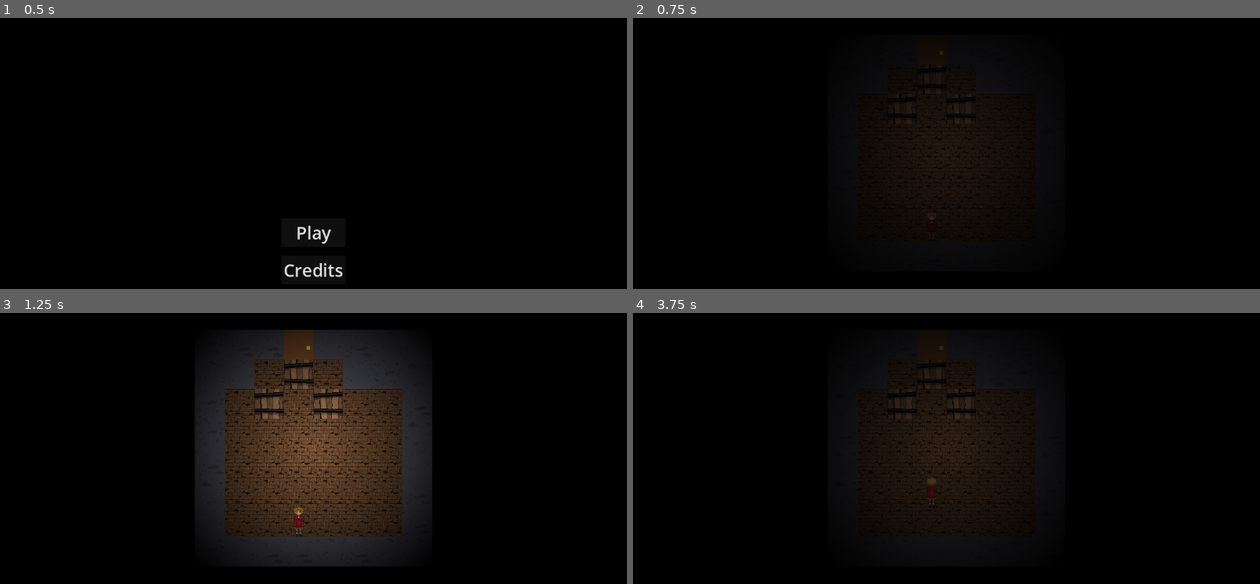
Above: before the commit, frames 1-4 (two rows, left to right).
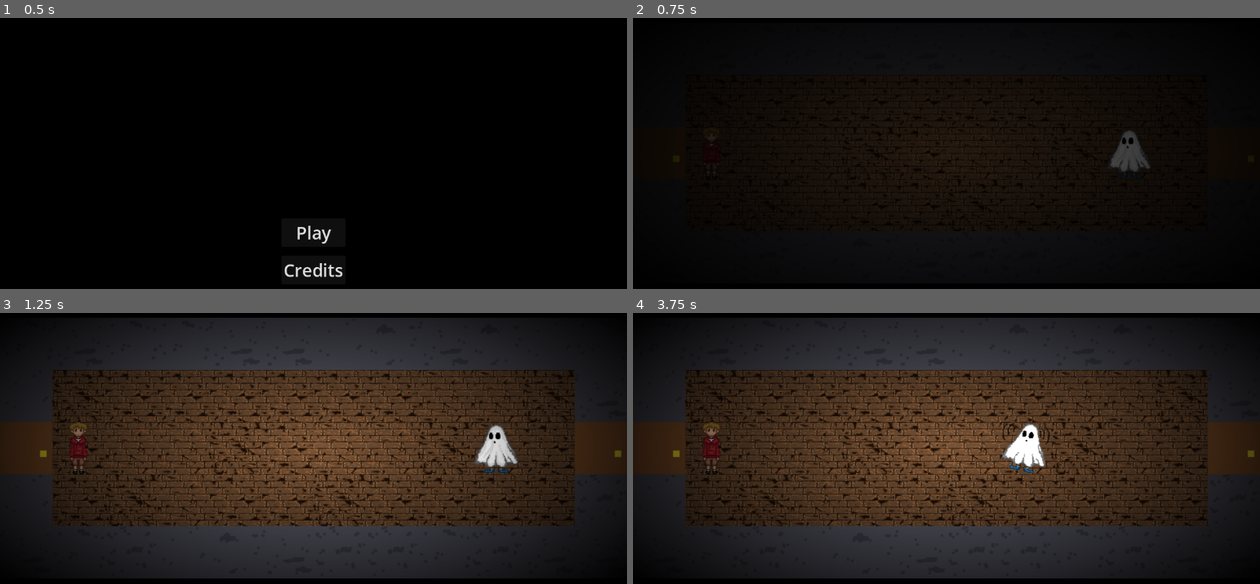
Above: after the commit, the same moments.

Repository: SealyBoi/GGJ_Spring_2024
Game: Godot game, scene res://screens/main_menu.tscn
The game is run twice, just before and just after one commit, with the same random seed, the same clock (stepped at 60 frames per second) and the same inputs. The project has no main scene, so this scene is started directly.
Inputs:
- Up to frame 1 (0.5 s): no input
- Up to frame 2 (0.75 s): click "Play" at 0.5 s
- Up to frame 3 (1.25 s): no input
- Up to frame 4 (3.75 s): hold D (right) 1.28-2.03 s; tap Enter at 2 s; hold S (down) 2.03-2.78 s; tap R (reset) at 2.75, 3.5 s; hold D (right) 2.78-3.53 s; hold W (up) from 3.53 s (still down)

Frame 1 is identical in both runs. In frame 2, 2.2% of the frame differs, in the area x 6-99%, y 21-78%; in frame 3, 72%; in frame 4, 83%, in the area x 0-100%, y 1-98%.

Commit message:
Added character animation
Walk_left and walk_right

Diff:
--- a/player/Player.gd
+++ b/player/Player.gd
@@ -10,6 +10,7 @@
 
 var animation_speed = 10
 var moving = false
+var move_left_leg = true
 @export var pause_input = false
 
 func _unhandled_input(event):
@@ -29,28 +30,37 @@
 	ray.force_raycast_update()
 	if !ray.is_colliding():
 		transition(dir)
-		animate(dir, "face")
+		animate(dir, "walk")
 	elif ray.get_collider().is_in_group("pushable"):
 		if ray.get_collider().can_move(dir):
 			transition(dir)
-			animate(dir, "face")
+			animate(dir, "walk")
 
 func animate(dir, action):
+	var leg = ""
+	if moving:
+		move_left_leg = not move_left_leg
+		if move_left_leg:
+			leg = "_l"
+		else:
+			leg = "_r"
+
 	if dir == "up":
-		$AnimatedSprite2D.play(action + "_back")
+		$AnimatedSprite2D.play(action + "_back" + leg)
 	elif dir == "down":
-		$AnimatedSprite2D.play(action + "_front")
+		$AnimatedSprite2D.play(action + "_front" + leg)
 	elif dir == "left":
-		$AnimatedSprite2D.play(action + "_left")
+		$AnimatedSprite2D.play(action + "_left" + leg)
 	elif dir == "right":
-		$AnimatedSprite2D.play(action + "_right")
+		$AnimatedSprite2D.play(action + "_right" + leg)
 
 func transition(dir):
 	var tween = create_tween()
-	tween.tween_property(self, "position", position + inputs[dir] * tile_size, 1.0/animation_speed).set_trans(Tween.TRANS_SINE)
+	tween.tween_property(self, "position", position + inputs[dir] * tile_size, 2.0/animation_speed).set_trans(Tween.TRANS_SINE)
 	moving = true
 	await tween.finished
 	moving = false
+	animate(dir, "face")
 
 func _pause_input():
 	pause_input = true
--- a/player/player.tscn
+++ b/player/player.tscn
@@ -1,16 +1,20 @@
-[gd_scene load_steps=8 format=3 uid="uid://cvoqpphfwhe1j"]
+[gd_scene load_steps=12 format=3 uid="uid://cvoqpphfwhe1j"]
 
 [ext_resource type="Script" path="res://player/Player.gd" id="1_pl8l6"]
-[ext_resource type="Texture2D" uid="uid://cxqy04q68vsgl" path="res://art/player/character1_Back.png" id="2_vvtku"]
-[ext_resource type="Texture2D" uid="uid://c073sw5cndm7y" path="res://art/player/character1_Front.png" id="3_gunj4"]
-[ext_resource type="Texture2D" uid="uid://echnpa2k1cd" path="res://art/player/character1_faceLeft.png" id="4_hgqxk"]
-[ext_resource type="Texture2D" uid="uid://ce3dc01omo3lp" path="res://art/player/character1_faceRight.png" id="5_5pisi"]
+[ext_resource type="Texture2D" uid="uid://cxqy04q68vsgl" path="res://art/player/face/character1_Back.png" id="2_gjkvu"]
+[ext_resource type="Texture2D" uid="uid://c073sw5cndm7y" path="res://art/player/face/character1_Front.png" id="3_sxs42"]
+[ext_resource type="Texture2D" uid="uid://echnpa2k1cd" path="res://art/player/face/character1_faceLeft.png" id="4_o4qiv"]
+[ext_resource type="Texture2D" uid="uid://ce3dc01omo3lp" path="res://art/player/face/character1_faceRight.png" id="5_38tj7"]
+[ext_resource type="Texture2D" uid="uid://bng8xqtemxk2s" path="res://art/player/character1_faceLeft_walk2.png" id="6_5i3ck"]
+[ext_resource type="Texture2D" uid="uid://vwulnau6edlj" path="res://art/player/character1_faceLeft_walk1.png" id="7_gt2gg"]
+[ext_resource type="Texture2D" uid="uid://bnixejws808g5" path="res://art/player/character1_faceRight_walk1.png" id="8_l025f"]
+[ext_resource type="Texture2D" uid="uid://b3irmkyes37qm" path="res://art/player/character1_faceRight_walk2.png" id="9_0y44k"]
 
 [sub_resource type="SpriteFrames" id="SpriteFrames_p4l2w"]
 animations = [{
 "frames": [{
 "duration": 1.0,
-"texture": ExtResource("2_vvtku")
+"texture": ExtResource("2_gjkvu")
 }],
 "loop": true,
 "name": &"face_back",
@@ -18,7 +22,7 @@
 }, {
 "frames": [{
 "duration": 1.0,
-"texture": ExtResource("3_gunj4")
+"texture": ExtResource("3_sxs42")
 }],
 "loop": true,
 "name": &"face_front",
@@ -26,7 +30,7 @@
 }, {
 "frames": [{
 "duration": 1.0,
-"texture": ExtResource("4_hgqxk")
+"texture": ExtResource("4_o4qiv")
 }],
 "loop": true,
 "name": &"face_left",
@@ -34,10 +38,62 @@
 }, {
 "frames": [{
 "duration": 1.0,
-"texture": ExtResource("5_5pisi")
+"texture": ExtResource("5_38tj7")
 }],
 "loop": true,
 "name": &"face_right",
+"speed": 5.0
+}, {
+"frames": [],
+"loop": true,
+"name": &"walk_back_l",
+"speed": 5.0
+}, {
+"frames": [],
+"loop": true,
+"name": &"walk_back_r",
+"speed": 5.0
+}, {
+"frames": [],
+"loop": true,
+"name": &"walk_front_l",
+"speed": 5.0
+}, {
+"frames": [],
+"loop": true,
+"name": &"walk_front_r",
+"speed": 5.0
+}, {
+"frames": [{
+"duration": 1.0,
+"texture": ExtResource("6_5i3ck")
+}],
+"loop": true,
+"name": &"walk_left_l",
+"speed": 5.0
+}, {
+"frames": [{
+"duration": 1.0,
+"texture": ExtResource("7_gt2gg")
+}],
+"loop": true,
+"name": &"walk_left_r",
+"speed": 5.0
+}, {
+"frames": [{
+"duration": 1.0,
+"texture": ExtResource("8_l025f")
+}],
+"loop": true,
+"name": &"walk_right_l",
+"speed": 5.0
+}, {
+"frames": [{
+"duration": 1.0,
+"texture": ExtResource("9_0y44k")
+}],
+"loop": true,
+"name": &"walk_right_r",
 "speed": 5.0
 }]
 
--- a/screens/main_menu.gd
+++ b/screens/main_menu.gd
@@ -1,6 +1,6 @@
 extends Control
 
-@onready var first_level: PackedScene = preload("res://levels/test_levels/test_level_0.tscn")
+@onready var first_level: PackedScene = preload("res://levels/cutscenes/cutscene_0.tscn")
 @onready var audio: AudioStreamPlayer = $AudioStreamPlayer
 
 func _ready():
Binary file added: art/player/character1_faceLeft_walk1.png
Not shown, added: art/player/character1_faceLeft_walk1.png.import
Binary file added: art/player/character1_faceLeft_walk2.png
Not shown, changed: art/player/character1_faceLeft_walk2.png.import
Binary file added: art/player/character1_faceRight_walk1.png
Not shown, changed: art/player/character1_faceRight_walk1.png.import
Binary file added: art/player/character1_faceRight_walk2.png
Not shown, changed: art/player/character1_faceRight_walk2.png.import
Renamed: art/player/character1_Back.png -> art/player/face/character1_Back.png
Not shown, added: art/player/face/character1_Back.png.import
Renamed: art/player/character1_Front.png -> art/player/face/character1_Front.png
Not shown, added: art/player/face/character1_Front.png.import
(and 4 more such lines)
